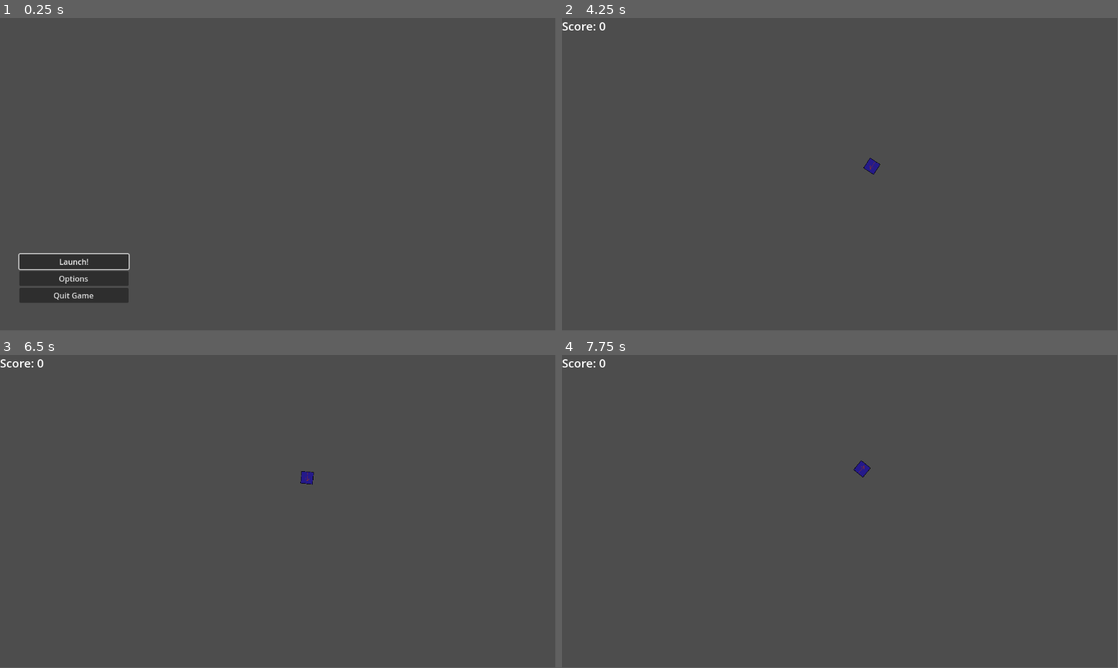
Above: before the commit, frames 1-4 (two rows, left to right).
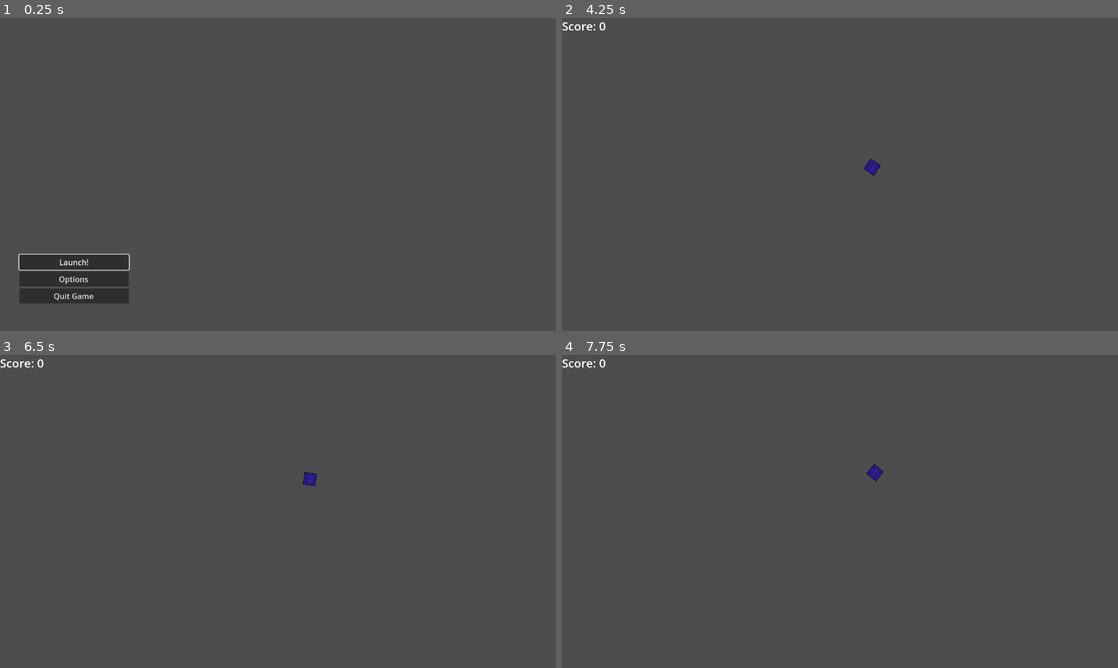
Above: after the commit, the same moments.

Repository: IanuReeves/Dirt-Defenders
Game: Godot game, scene res://scenes/ui/main_menu.tscn
Same seed, same stepped clock (60 frames per second), same inputs: the game is played once before the commit and once after it.
Inputs (mouse positions are in pixels of both pictures, inside the frame that each line leads up to):
- Up to frame 1 (0.25 s): no input
- Up to frame 2 (4.25 s): click "Launch!" at 0.5 s; tap Enter at 1.25 s; move the mouse to (962, 158) at 1.27 s; press the mouse at (962, 158) at 1.28 s; hold W (forward) 1.28-2.03 s; move the mouse to (728, 190) at 2.02 s; release the mouse at (728, 190) at 2.03 s; hold S (brake) 2.03-2.78 s; click (728, 190) at 2.1 s; move the mouse to (895, 105) at 2.77 s; press the mouse at (895, 105) at 2.78 s; hold W (forward) from 2.78 s (still down); move the mouse to (812, 237) at 3.52 s; release the mouse at (812, 237) at 3.53 s; click (812, 237) at 3.6 s
- Up to frame 3 (6.5 s): move the mouse to (444, 558) at 4.27 s; release W (forward) at 4.28 s; press the mouse at (444, 558) at 4.28 s; hold S (brake) from 4.28 s (still down); move the mouse to (111, 464) at 5.02 s; release the mouse at (111, 464) at 5.03 s; click (111, 464) at 5.1 s; move the mouse to (305, 511) at 5.77 s; press the mouse at (305, 511) at 5.78 s
- Up to frame 4 (7.75 s): tap Space at 6.5 s; move the mouse to (756, 433) at 6.52 s; release S (brake) at 6.53 s; release the mouse at (756, 433) at 6.53 s; hold W (forward) from 6.53 s (still down); click (756, 433) at 6.6 s; move the mouse to (962, 495) at 7.27 s; press the mouse at (962, 495) at 7.28 s
In our replay, the window is 799x449 before the commit and 800x450 after it. These sizes can differ from the game's own. Grey fills any space a smaller window leaves; there, only what the larger window draws over its background counts as a difference.

The runs differ from the first frame. In frame 1, 0.5% of the frame differs, in the area x 3-24%, y 75-91%; in frame 2, less than 0.1%; in frame 3, less than 0.1%; in frame 4, 0.2%.

Commit message:
Fixed Keybinds menu
cause i hate mysself

Diff:
--- a/project.godot
+++ b/project.godot
@@ -10,10 +10,14 @@
 
 [application]
 
-config/name="New Game Project"
+config/name="Dirt Defenders"
 run/main_scene="res://scenes/ui/main_menu.tscn"
 config/features=PackedStringArray("4.3", "Forward Plus")
 config/icon="res://icon.svg"
+
+[display]
+
+window/stretch/mode="viewport"
 
 [input]
 
@@ -33,6 +37,11 @@
 , Object(InputEventKey,"resource_local_to_scene":false,"resource_name":"","device":-1,"window_id":0,"alt_pressed":false …(182 unchanged characters)…
 ]
 }
+toggle_settings={
+"deadzone": 0.5,
+"events": [Object(InputEventKey,"resource_local_to_scene":false,"resource_name":"","device":-1,"window_id":0,"alt_pressed":false,"shift_pressed":false,"ctrl_pressed":false,"meta_pressed":false,"pressed":false,"keycode":0,"physical_keycode":4194305,"key_label":0,"unicode":0,"location":0,"echo":false,"script":null)
+]
+}
 
 [layer_names]
 
--- a/scenes/ui/options/hotkey_rebind_button.gd
+++ b/scenes/ui/options/hotkey_rebind_button.gd
@@ -9,7 +9,7 @@
 
 # Ignores non-recognized inputs; Calls label and button naming
 func _ready():
-	set_process_unhandled_input(false)
+	set_process_unhandled_key_input(false)
 	set_action_name()
 	set_key_text()
 
@@ -34,8 +34,32 @@
 	button.text = "%s" % action_event
 
 
-func _on_button_toggled(toggled_on: bool) -> void:
+func _on_button_toggled(button_pressed) -> void:
 	if button.button_pressed:
 		button.text = "press any key..."
+		set_process_unhandled_key_input(button_pressed)
+
+		for i in get_tree().get_nodes_in_group("hotkey_button"):
+			if i.actionname != self.actionname:
+				i.button.toggle_mode = false
+				i.set_process_unhandled_key_input(false)
+
 	else:
+
+		for i in get_tree().get_nodes_in_group("hotkey_button"):
+			if i.actionname != self.actionname:
+				i.button.toggle_mode = true
+				i.set_process_unhandled_key_input(false)
+
 		set_key_text()
+
+func _unhandled_key_input(event):
+	rebind_action_key(event)
+	button.button_pressed = false
+
+func rebind_action_key(event):
+	InputMap.action_erase_events(actionname)
+	InputMap.action_add_event(actionname, event)
+	set_process_unhandled_key_input(false)
+	set_key_text()
+	set_action_name()
--- a/scenes/ui/options/hotkey_rebind_button.tscn
+++ b/scenes/ui/options/hotkey_rebind_button.tscn
@@ -2,7 +2,7 @@
 
 [ext_resource type="Script" path="res://scenes/ui/options/hotkey_rebind_button.gd" id="1_asnyf"]
 
-[node name="hotkey_rebind_button" type="Control"]
+[node name="hotkey_rebind_button" type="Control" groups=["hotkey_button"]]
 layout_mode = 3
 anchors_preset = 15
 anchor_right = 1.0
